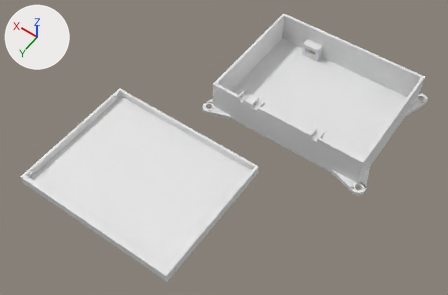
The Blender file case/working copy version 2.blend: old version first, new version second.
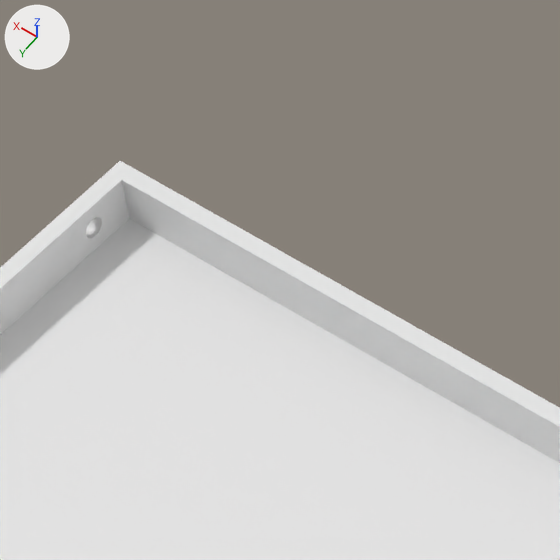
The first picture shows the older version from a camera (50 mm lens) standing at (-130.0, 121.0, 359.0) and looking at (31.0, -105.0, 5.0). The close-ups show both versions on the part from 23% to 40% of the width and 22% to 48% of the height of that picture; other places that the commit changed are outside them. Every picture has the same lights, and +X, +Y and +Z are marked at upper left.

The first close-up shows 'Lid'.
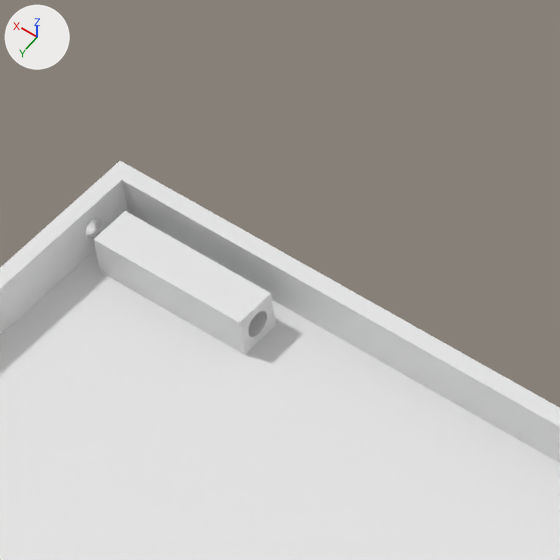
What differs and where, as boxes [x1, y1, x2, y2] in the close-ups (560 x 560 px):
'Lid screw holder.003', added: after [93, 211, 276, 355]

The change, as a diff of the scene's bpy script:
```diff
--- a/case/working copy version 2.blend.py
+++ b/case/working copy version 2.blend.py
@@ me_cube_023 @@
+me_cube_023.from_pydata(...)  # a box spanning x -1.0..1.0, y -1.0..1.0, z -1.0..1.0
@@ me_cylinder_011 @@
+me_cylinder_011.from_pydata(...)  # a 32-sided cylinder along z spanning x -1.0..1.0, y -1.0..1.0, z -1.0..1.0
@@ ob_lid_screw_holder_003 @@
+ob_lid_screw_holder_003 = bpy.data.objects.new('Lid screw holder.003', me_cube_023)
+ob_lid_screw_holder_003.location = (114.5, -96.0, 4.5)
+ob_lid_screw_holder_003.scale = (10.0, 2.5, 2.5)
+_m = ob_lid_screw_holder_003.modifiers.new('Boolean', 'BOOLEAN')
+_m.object = ob_lid_screw_holder_cutout
@@ ob_lid_screw_holder_cutout @@
+ob_lid_screw_holder_cutout = bpy.data.objects.new('Lid screw holder cutout', me_cylinder_011)
+ob_lid_screw_holder_cutout.location = (68.22, -96.0, 4.5)
+ob_lid_screw_holder_cutout.rotation_euler = (0.0, 1.571, 0.0)  # degrees (0, 90, 0)
+ob_lid_screw_holder_cutout.scale = (1.5, 1.5, 100.0)
+ob_lid_screw_holder_cutout.hide_set(True)  # wire or fog, not drawn
```
